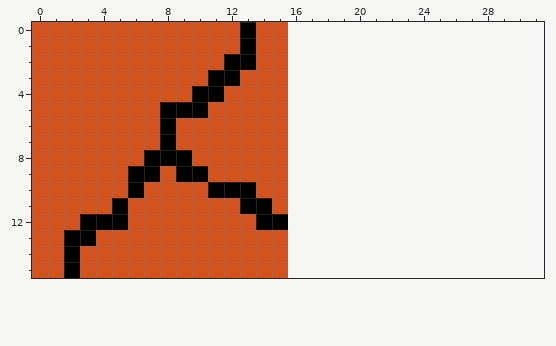
Pixel-art sprite -- art/brick.png. This is how it looked before the edit.
The file is 16x16 pixels. The old version is drawn lined up with the new one, on the new canvas.
After:
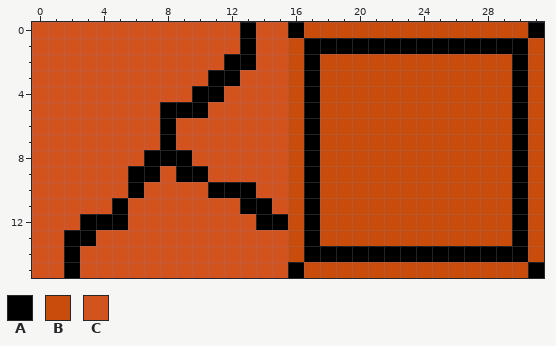
Palette (. is transparent): A #000000  B #c84c0c  C #d3531f
Diff:
{"change": "canvas 16x16 -> 32x16"}
{"y":0,"x":16,"old":"................","new":"ABBBBBBBBBBBBBBA"}
{"y":1,"x":16,"old":"................","new":"BAAAAAAAAAAAAAAB"}
{"y":2,"x":16,"old":"................","new":"BABBBBBBBBBBBBAB"}
{"y":3,"x":16,"old":"................","new":"BABBBBBBBBBBBBAB"}
{"y":4,"x":16,"old":"................","new":"BABBBBBBBBBBBBAB"}
{"y":5,"x":16,"old":"................","new":"BABBBBBBBBBBBBAB"}
{"y":6,"x":16,"old":"................","new":"BABBBBBBBBBBBBAB"}
{"y":7,"x":16,"old":"................","new":"BABBBBBBBBBBBBAB"}
{"y":8,"x":16,"old":"................","new":"BABBBBBBBBBBBBAB"}
{"y":9,"x":16,"old":"................","new":"BABBBBBBBBBBBBAB"}
{"y":10,"x":16,"old":"................","new":"BABBBBBBBBBBBBAB"}
{"y":11,"x":16,"old":"................","new":"BABBBBBBBBBBBBAB"}
{"y":12,"x":16,"old":"................","new":"BABBBBBBBBBBBBAB"}
{"y":13,"x":16,"old":"................","new":"BABBBBBBBBBBBBAB"}
{"y":14,"x":16,"old":"................","new":"BAAAAAAAAAAAAAAB"}
{"y":15,"x":16,"old":"................","new":"ABBBBBBBBBBBBBBA"}
{"label":"added","picture_box":[288,22,544,278]}
